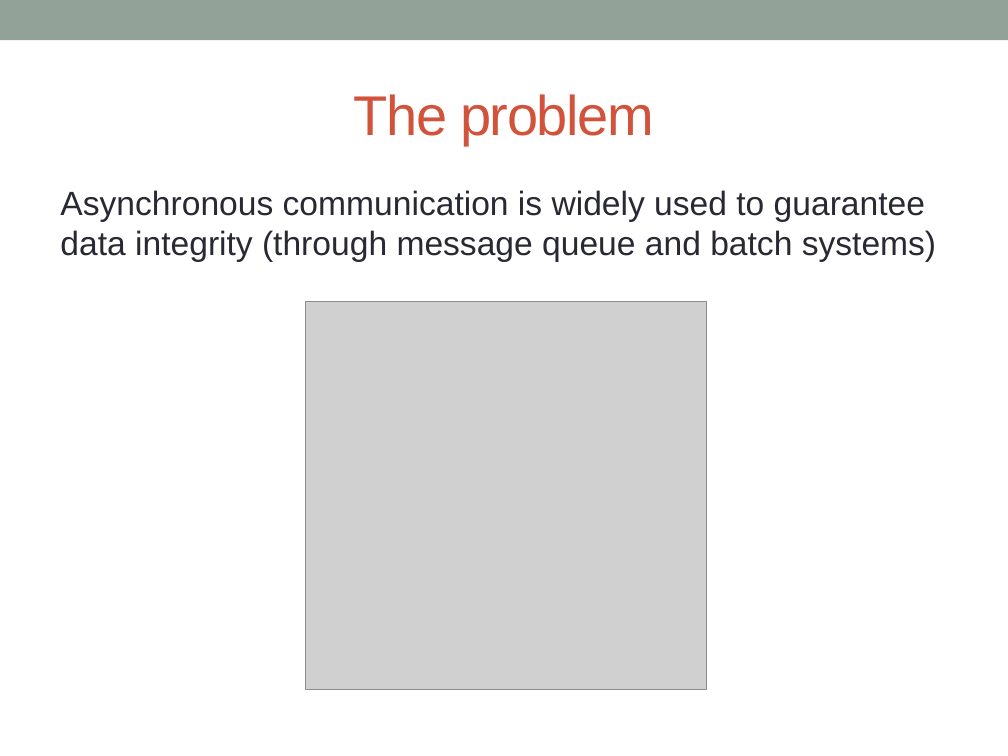
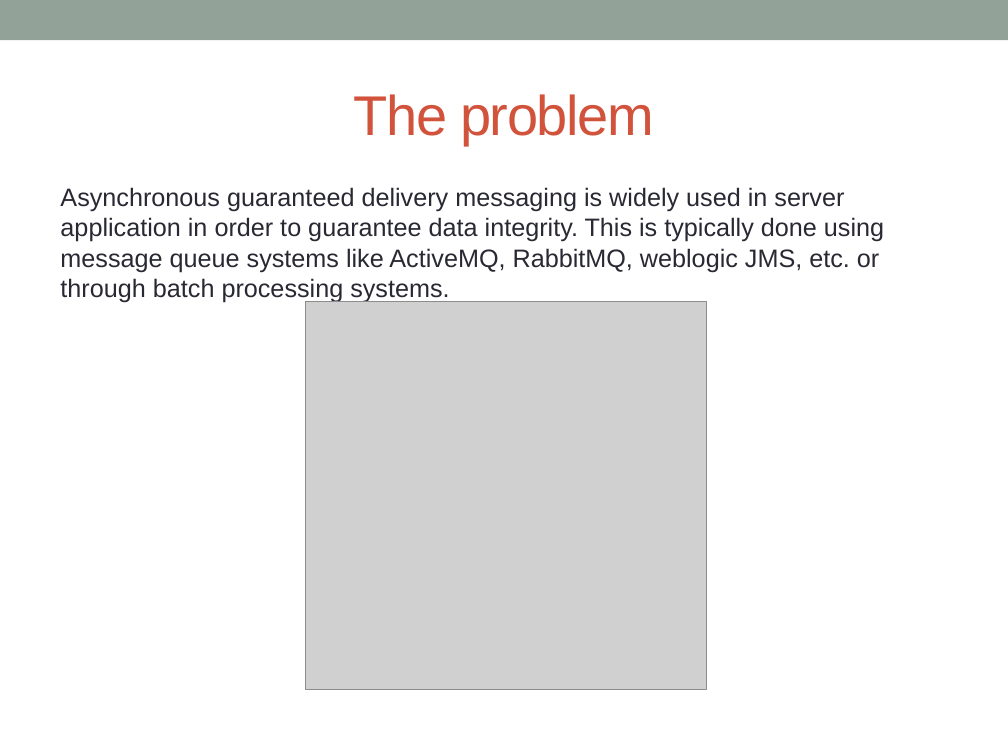
Before and after one commit to Kloudtek/data-repair-center, a slide deck: slide 2 of data-repair-center-presentation.pptx. Drawn at 1008x756 pixels with LibreOffice and Linux fonts; fonts in the diff are those of the drawing; grey boxes stand for pictures. Boxes give left, top, right and bottom in pixels: in the first picture for what was removed or moved away, otherwise in the second. Text is boxed around its words. In the diff, an @@ line names an element or a change of style, - is before the commit and + after.

```diff
--- a/data-repair-center-presentation.pptx
+++ b/data-repair-center-presentation.pptx
@@ text at [60,187,884,303]: text changed; size 24 to 18 pt @@
-Asynchronous communication is widely used to guarantee data integrity (through message queue and batch systems)
+Asynchronous guaranteed delivery messaging is widely used in server application in order to guarantee data integrity. This is typically done using message queue systems like ActiveMQ, RabbitMQ, weblogic JMS, etc. or through batch processing systems.
```
Also in this commit, not shown: 5 other slides changed, 2 slides added, 2 other files.
